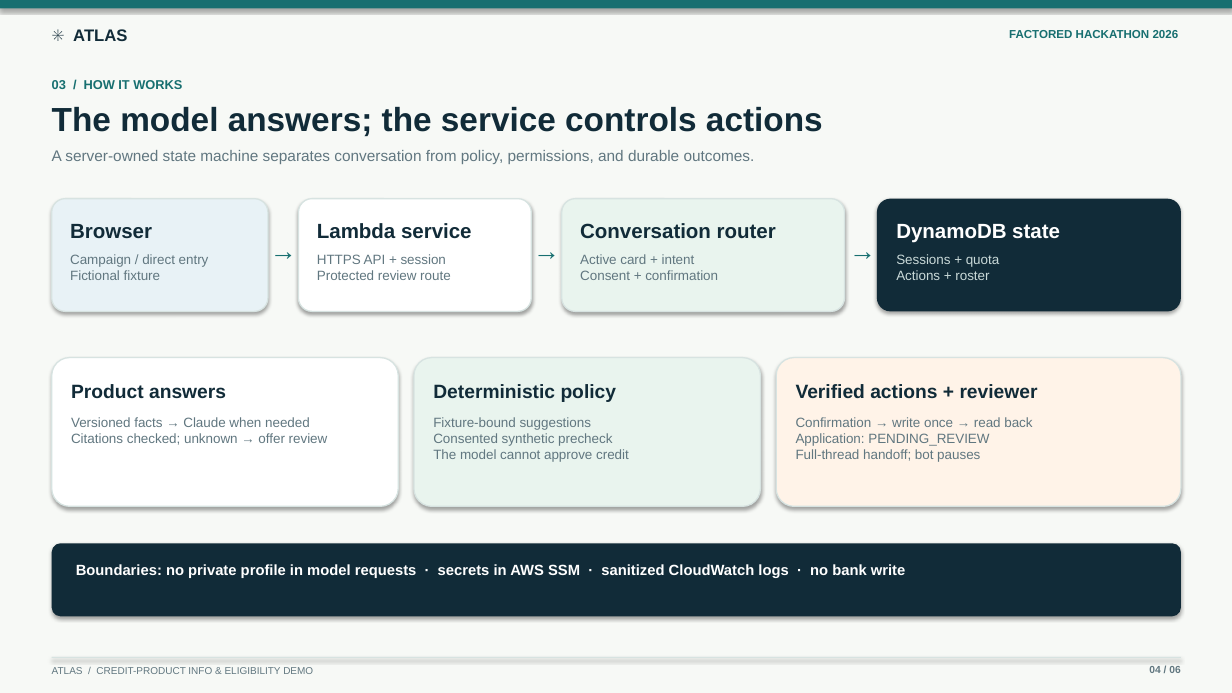
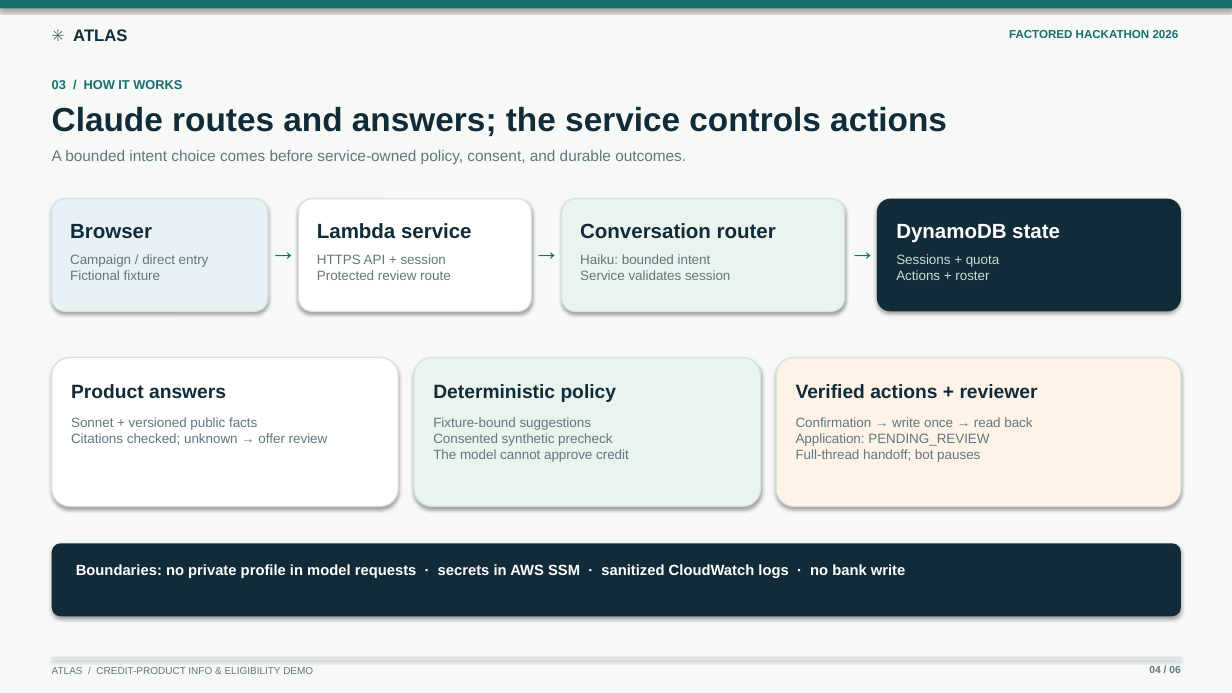
Before and after one commit to lucasswolff/factored-hackathon-2026-atlas, a slide deck: slide 4 of presentation/atlas_factored_hackathon_2026.pptx. Drawn at 1232x693 pixels with LibreOffice and Linux fonts; fonts in the diff are those of the drawing. Boxes give left, top, right and bottom in pixels: in the first picture for what was removed or moved away, otherwise in the second. Text is boxed around its words. In the diff, an @@ line names an element or a change of style, - is before the commit and + after.

Commit message:
Document live conversation checks and refresh pitch deck (#31)

```diff
--- a/presentation/atlas_factored_hackathon_2026.pptx
+++ b/presentation/atlas_factored_hackathon_2026.pptx
@@ text at [52,107,947,136]: text changed @@
-The model answers; the service controls actions
+Claude routes and answers; the service controls actions
@@ text at [52,150,686,164]: text changed @@
-A server-owned state machine separates conversation from policy, permissions, and durable outcomes.
+A bounded intent choice comes before service-owned policy, consent, and durable outcomes.
@@ text at [580,254,730,280]: text changed @@
-Active card + intent
-Consent + confirmation
+Haiku: bounded intent
+Service validates session
@@ text at [71,417,257,430]: text changed @@
-Versioned facts → Claude when needed
+Sonnet + versioned public facts
```
Also in this commit, not shown: 1 other slide changed, 9 other files.
